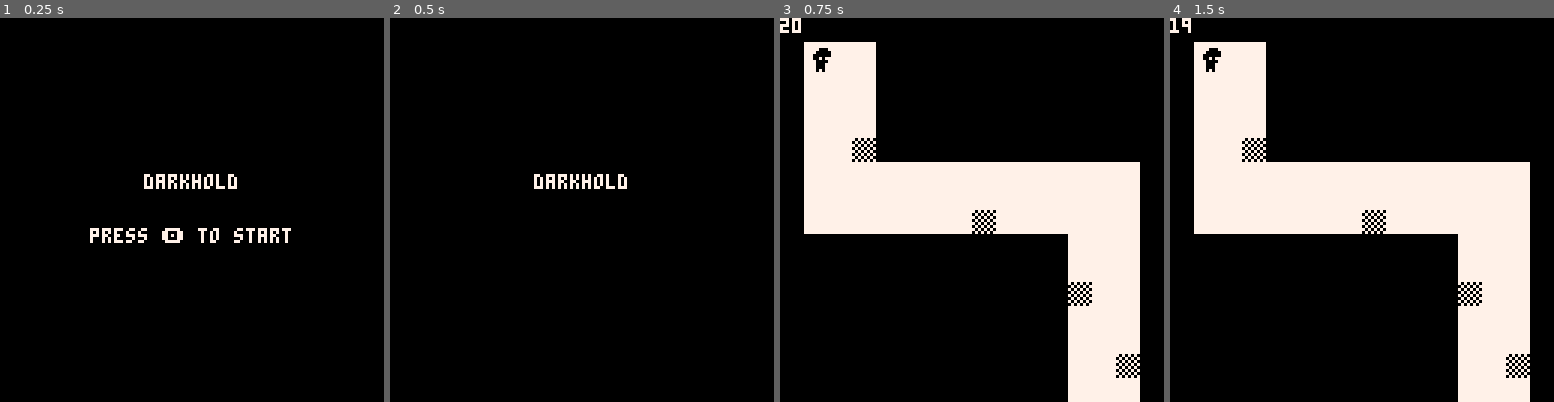
Above: before the commit, frames 1-4 (left to right).
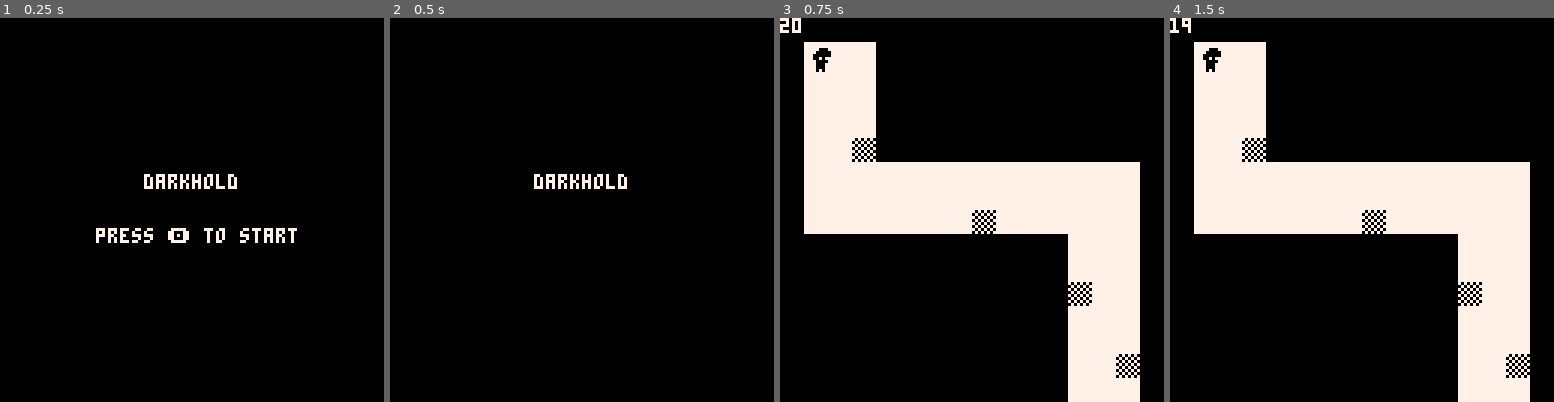
Above: after the commit, the same moments.

Repository: marco-vidali/darkhold
Game: PICO-8 cartridge darkhold.p8
Same seed, same stepped clock (60 frames per second), same inputs: the game is played once before the commit and once after it.
Inputs:
- Up to frame 1 (0.25 s): no input
- Up to frame 2 (0.5 s): tap X (X key) at 0.33 s
- Up to frame 3 (0.75 s): tap O (Z key) at 0.7 s
- Up to frame 4 (1.5 s): tap X (X key) at 1.07 s

The runs differ from the first frame. In frame 1, 1.0% of the frame differs, in the area x 23-78%, y 54-59%; in frame 2, nothing differs; in frame 3, nothing differs; in frame 4, nothing differs.

Commit message:
Center horizzontally text

Diff:
--- a/scripts/scenes/level_complete.lua
+++ b/scripts/scenes/level_complete.lua
@@ -17,6 +17,6 @@
     print("level complete", 36, 52, 7)
 
     if time() % 1 < 0.5 then
-        print("press 🅾️ to continue", 24, 70, 7)
+        print("press 🅾️ to continue", 26, 70, 7)
     end
 end
--- a/scripts/scenes/menu.lua
+++ b/scripts/scenes/menu.lua
@@ -32,6 +32,6 @@
     print("darkhold", 48, 52, 7)
 
     if time() % 1 < 0.5 then
-        print("press 🅾️ to start", 30, 70, 7)
+        print("press 🅾️ to start", 32, 70, 7)
     end
 end
--- a/scripts/scenes/you_died.lua
+++ b/scripts/scenes/you_died.lua
@@ -17,6 +17,6 @@
     print("you died", 48, 52, 7)
 
     if time() % 1 < 0.5 then
-        print("press 🅾️ to restart", 28, 70, 7)
+        print("press 🅾️ to restart", 26, 70, 7)
     end
 end
